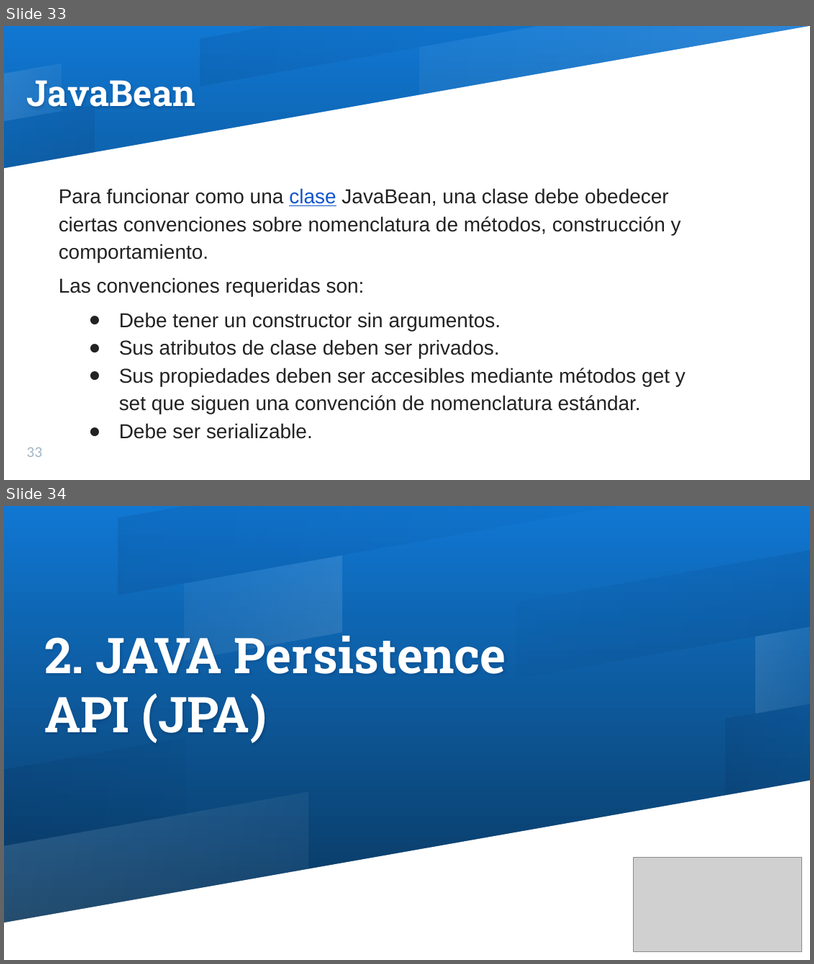
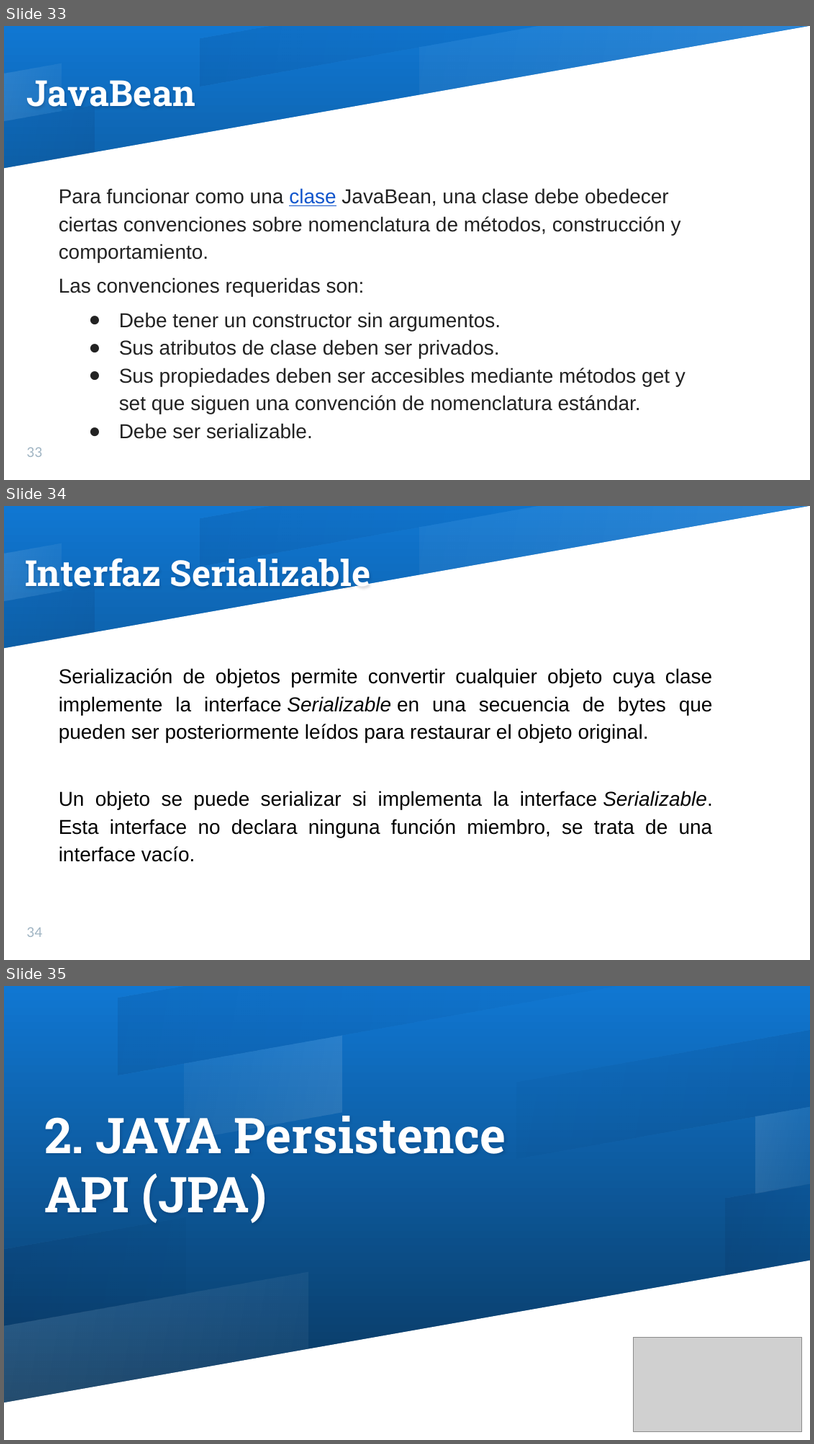
Before and after one commit to gladyscarrillo/JAVAEE, a slide deck: CursoJAVAEmpresarial.pptx. Shown one above the other, each under a label of ours: slides 33 and 34 before the commit, slides 33, 34 and 35 after it. The pictures are 814x964 and 814x1444 pixels, drawn with LibreOffice and Linux fonts; fonts in the diff are those of the drawing; grey boxes stand for pictures. Boxes give left, top, right and bottom in pixels: in the first picture for what was removed or moved away, otherwise in the second. Text is boxed around its words. In the diff, an @@ line names an element or a change of style, - is before the commit and + after.

```diff
--- a/CursoJAVAEmpresarial.pptx
+++ b/CursoJAVAEmpresarial.pptx
@@ slide 34 added at [4, 506, 810, 960], background gradient #1077D2 to #093153; not listed: 5 template elements that a slide beside it also shows @@
@@ title added at [25, 558, 370, 595], 32 pt, text #FFFFFF, bold @@
+Interfaz Serializable
@@ text added at [59, 668, 713, 862], 18 pt, text #000000 @@
+Serialización de objetos permite convertir cualquier objeto cuya clase implemente la interface Serializable en una secuencia de bytes que pueden ser posteriormente leídos para restaurar el objeto original.
+Un objeto se puede serializar si implementa la interface Serializable. Esta interface no declara ninguna función miembro, se trata de una interface vacío.
@@ page number added at [27, 926, 43, 937], 12 pt, text #9EB3C2 @@
+34
@@ what was slide 34 is now slide 35 @@
```
Also in this commit, not shown: 1 other file.
